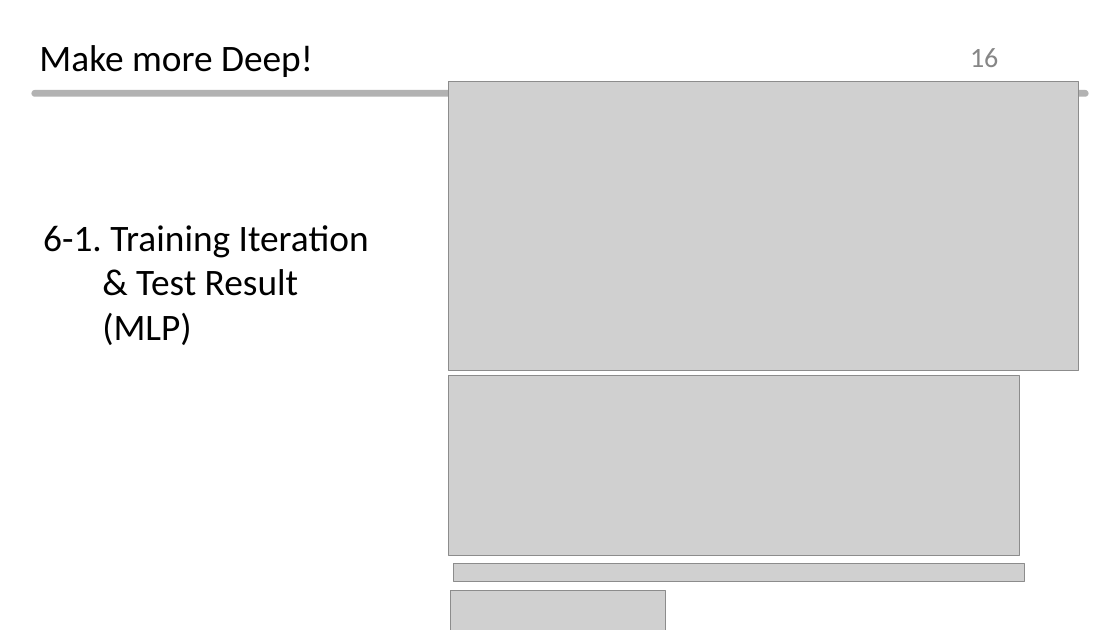
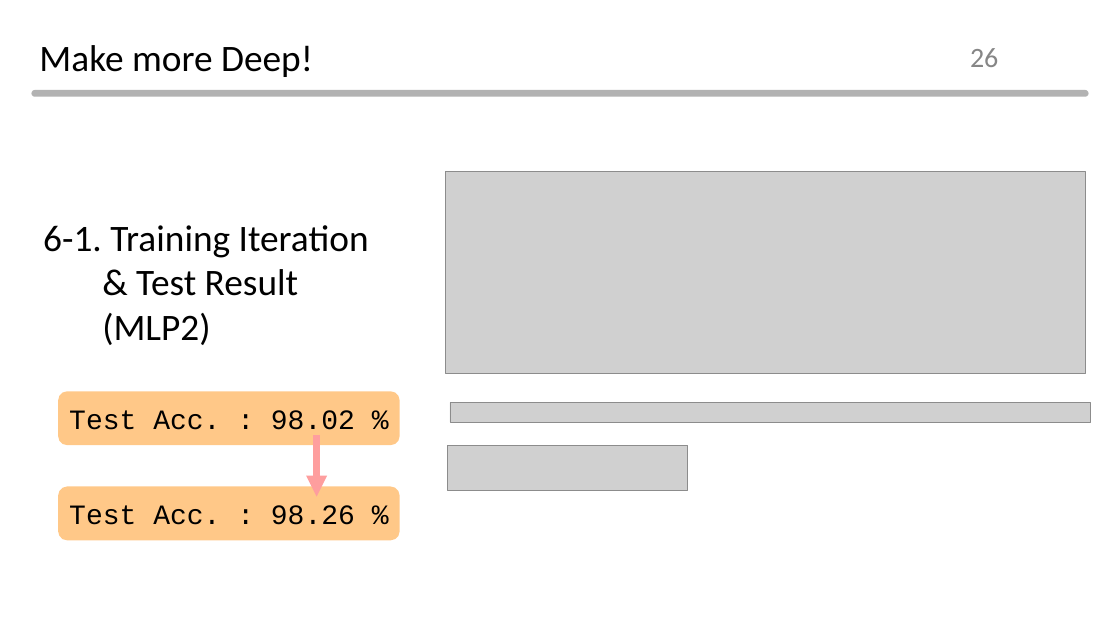
Before and after one commit to Normalist-K/aibd-2021-2, a slide deck: slide 26 of ppt/day3.pptx (slide 16 before the commit). Drawn at 1120x630 pixels with LibreOffice and Linux fonts; fonts in the diff are those of the drawing; grey boxes stand for pictures; background and template pictures are left out. Boxes give left, top, right and bottom in pixels: in the first picture for what was removed or moved away, otherwise in the second. Text is boxed around its words. In the diff, an @@ line names an element or a change of style, - is before the commit and + after.

```diff
--- a/ppt/day3.pptx
+++ b/ppt/day3.pptx
@@ page number at (x1=970, y1=48, x2=998, y2=67): text changed @@
-16
+26
@@ picture removed at (x1=449, y1=82, x2=1079, y2=370) @@
@@ picture resized from (x1=449, y1=376, x2=1019, y2=555) to (x1=445, y1=172, x2=1086, y2=373) @@
@@ text at (x1=102, y1=313, x2=210, y2=345): text changed @@
-(MLP)
+(MLP2)
@@ rounded rectangle added at (x1=58, y1=392, x2=399, y2=445), fill #FF9313 at 50% opacity, 24 pt, text #000000 @@
+Test Acc. : 98.02 %
@@ picture resized from (x1=454, y1=564, x2=1024, y2=581) to (x1=450, y1=402, x2=1091, y2=422) @@
@@ arrow added from (317, 435) to (317, 497), #FE9E9E 6 pt @@
@@ picture resized from (x1=451, y1=590, x2=665, y2=630) to (x1=447, y1=445, x2=687, y2=491) @@
@@ rounded rectangle added at (x1=58, y1=486, x2=399, y2=540), fill #FF9313 at 50% opacity, 24 pt, text #000000 @@
+Test Acc. : 98.26 %
```
Also in this commit, not shown: 22 other slides changed, 15 slides added, 3 slides removed, 11 other files.
